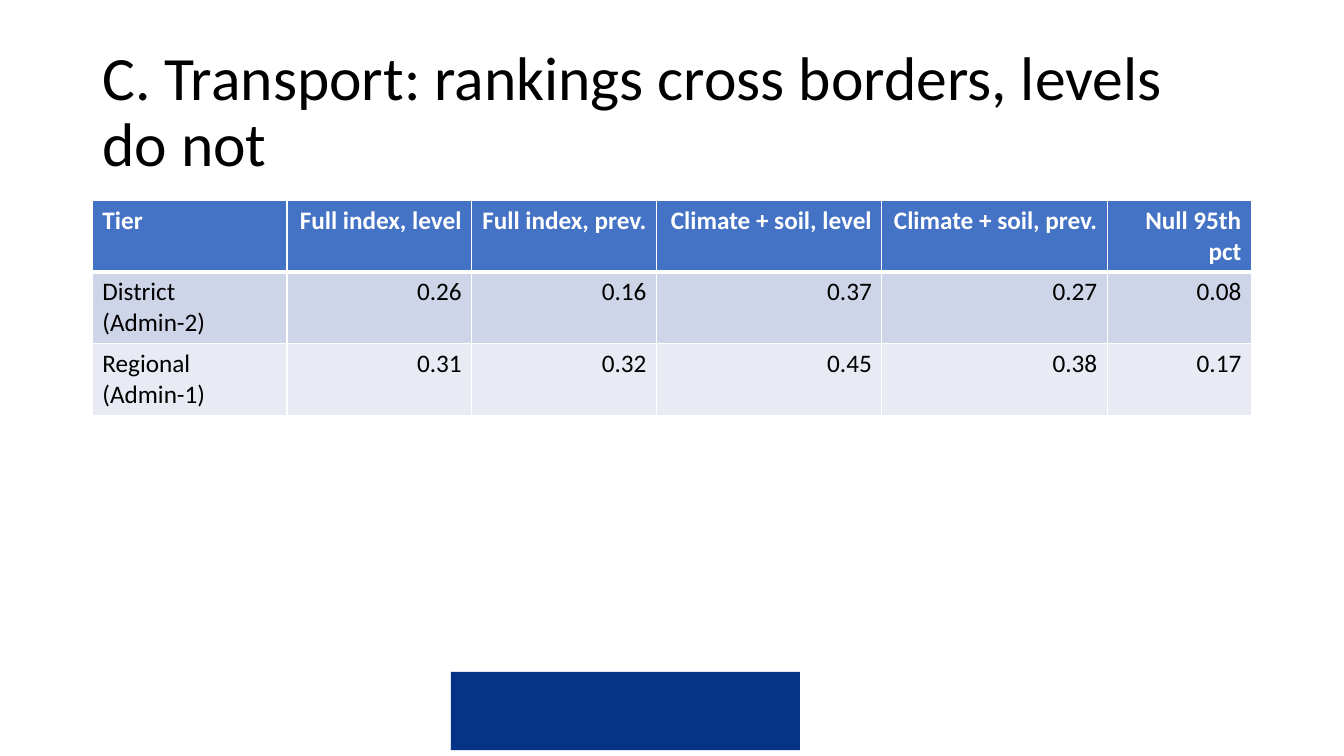
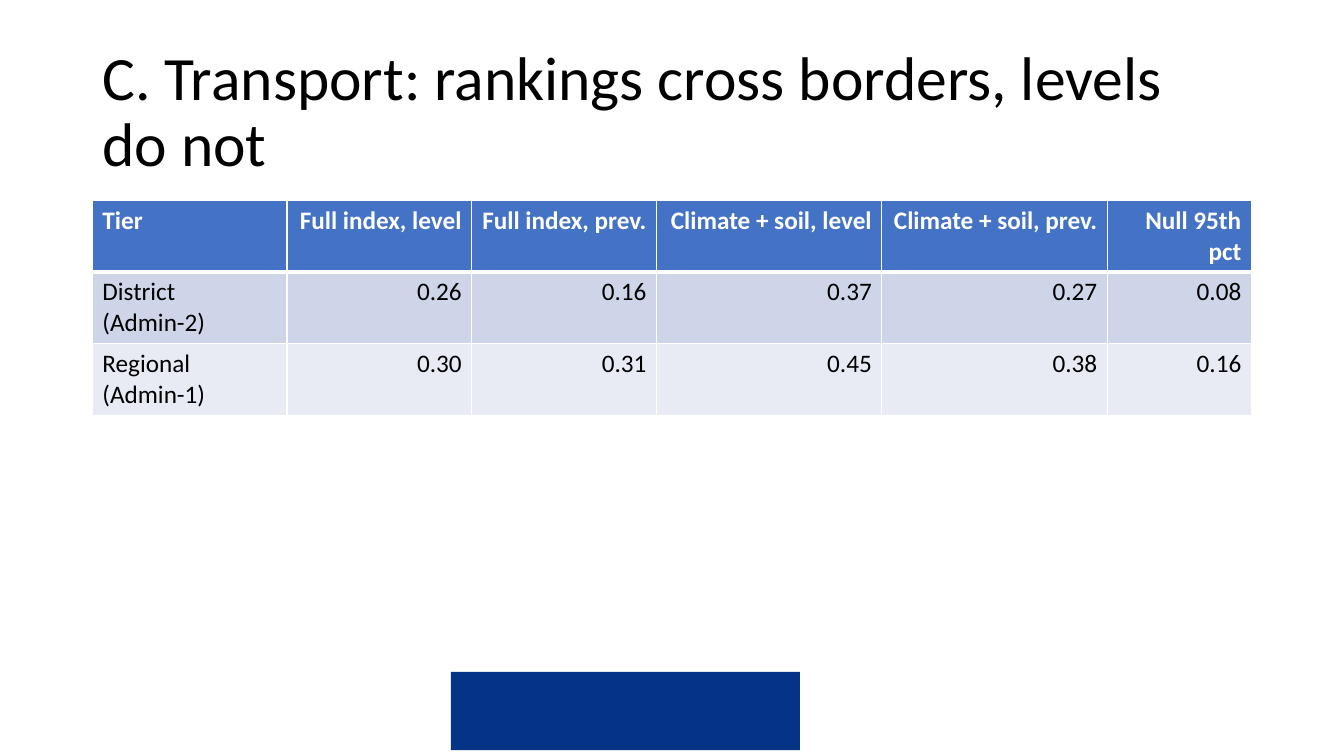
Before and after one commit to amertens/mn-prediction, a slide deck: slide 15 of docs/slides/MN-proxy-Ghana-presentation-2026-09.pptx. Drawn at 1344x756 pixels with LibreOffice and Linux fonts; fonts in the diff are those of the drawing; background and template pictures are left out. Boxes give left, top, right and bottom in pixels: in the first picture for what was removed or moved away, otherwise in the second. Text is boxed around its words. In the diff, an @@ line names an element or a change of style, - is before the commit and + after.

```diff
--- a/docs/slides/MN-proxy-Ghana-presentation-2026-09.pptx
+++ b/docs/slides/MN-proxy-Ghana-presentation-2026-09.pptx
@@ table at (x1=93, y1=201, x2=1252, y2=680) @@
-row 3: Regional (Admin-1) | 0.31 | 0.32 | 0.45 | 0.38 | 0.17
+row 3: Regional (Admin-1) | 0.30 | 0.31 | 0.45 | 0.38 | 0.16
```
Also in this commit, not shown: 7 other slides changed, 55 other files.
